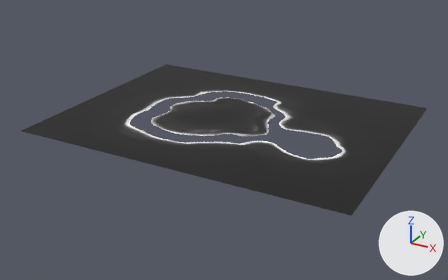
One commit to the OBJ model public/levels/3/terrain.obj: the scene before it, then after it.
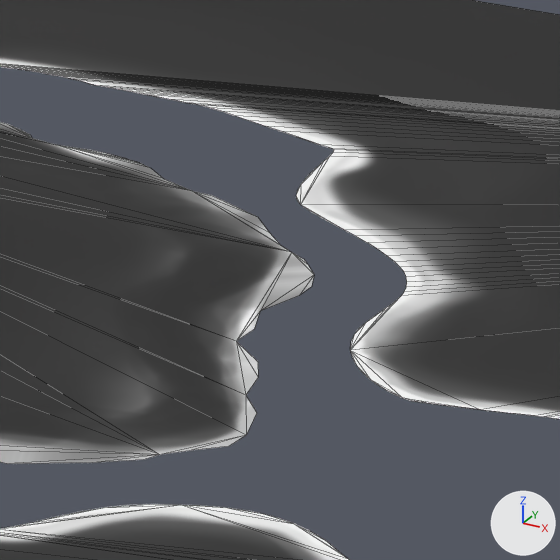
The first picture shows the older version from a 50 mm lens placed at (38.0, -74.7, 29.9), pointed at (2.4, -9.9, -2.4). The close-ups show the older and then the newer version on the part from 54% to 67% of the width and 31% to 52% of the height of that picture. Only the edits that show in the close-ups are written down. The lights are fixed; the arrows at lower right show +X, +Y and +Z. The close-ups show mesh edges as thin lines. Where no turn or scale is listed for an object, it has been applied to the vertices.

In view in the first close-up: 'BézierCurve.001'.
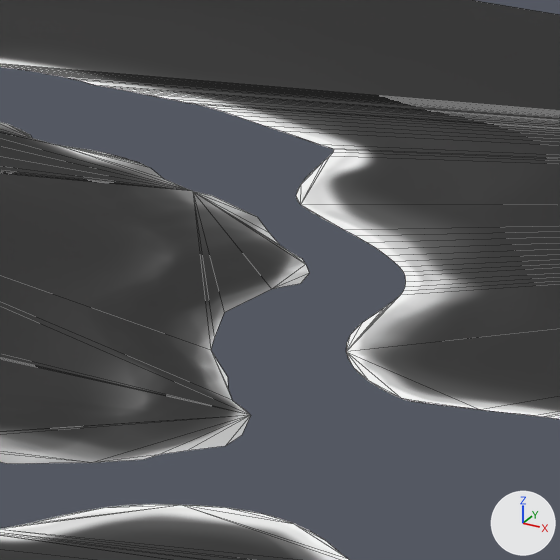
The edits, one by one:
me_béziercurve_001 has 501 vertices, 484 faces, 14 loose edges and spans x -18.4..24.1, y -24.5..8.0, z 0.0..0.5.
me_béziercurve_001 is used by ob_béziercurve_001; location (0.0, 0.0, 0.0).
Before the commit, vertices of me_béziercurve_001: 30 (8.6, -9.6, 0.0) at pixel (256, 412), 338 (8.9, -7.2, 0.0) at pixel (352, 358), 339 (9.1, -7.4, 0.0) at pixel (357, 366), 341 (8.8, -6.9, 0.0) at pixel (350, 350), 342 (8.7, -6.6, 0.0) at pixel (350, 342).
Part 1, on me_béziercurve_001:
Vertices 30, 338, 339, 341, 342 of me_béziercurve_001 move by (0.0, -0.1, 0.0).
Vertex 19 of me_béziercurve_001 moves from (7.0, -4.3, 0.0) at pixel (311, 269) to (7.0, -4.3, 0.0) at pixel (307, 268).
Vertex 20 of me_béziercurve_001 moves from (7.1, -4.5, 0.0) at pixel (314, 274) to (7.1, -4.5, 0.0) at pixel (309, 273).
Vertex 21 of me_béziercurve_001 moves from (7.3, -5.0, 0.0) at pixel (311, 286) to (7.1, -4.9, 0.0) at pixel (300, 283).
Vertex 22 of me_béziercurve_001 moves from (7.3, -5.4, 0.0) at pixel (299, 295) to (6.8, -5.3, 0.0) at pixel (271, 289).
Vertex 23 of me_béziercurve_001 moves from (7.1, -6.2, 0.0) at pixel (260, 311) to (6.6, -6.5, 0.0) at pixel (224, 312).
Vertex 24 of me_béziercurve_001 moves from (7.3, -6.8, 0.0) at pixel (254, 329) to (6.9, -7.4, 0.0) at pixel (214, 337).
Vertex 25 of me_béziercurve_001 moves from (7.3, -7.4, 0.0) at pixel (236, 341) to (7.1, -7.8, 0.0) at pixel (210, 350).
Vertex 26 of me_béziercurve_001 moves from (7.8, -7.9, 0.0) at pixel (257, 361) to (7.7, -8.6, 0.0) at pixel (227, 376).
Vertex 27 of me_béziercurve_001 moves from (8.1, -8.4, 0.0) at pixel (258, 377) to (7.9, -9.0, 0.0) at pixel (228, 388).
Vertex 28 of me_béziercurve_001 moves from (8.2, -9.1, 0.0) at pixel (245, 395) to (8.1, -9.3, 0.0) at pixel (232, 400).
Vertex 29 of me_béziercurve_001 moves from (8.5, -9.4, 0.0) at pixel (253, 406) to (8.4, -9.6, 0.0) at pixel (245, 410).

Changed parts and their boxes [x1, y1, x2, y2] in the close-ups (560 x 560 px; the box of a moved part takes in the faces that stretch with it):
part 1 of me_béziercurve_001, moved or reshaped
    before: [0, 198, 560, 435]
    after: [0, 174, 560, 463]
